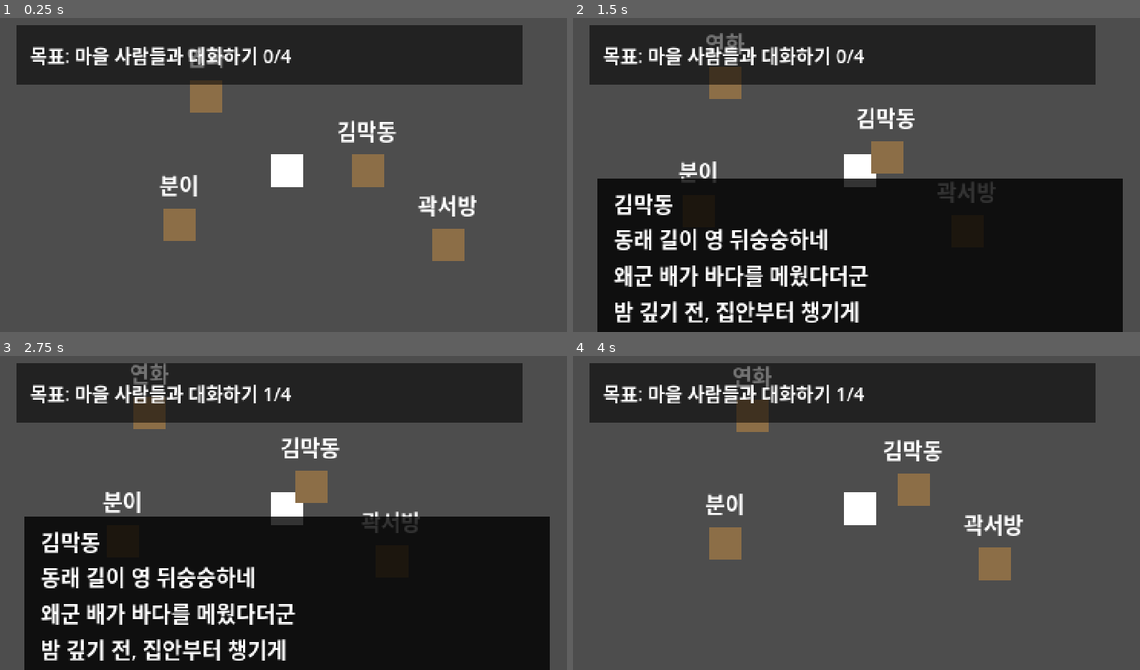
Above: before the commit, frames 1-4 (two rows, left to right).
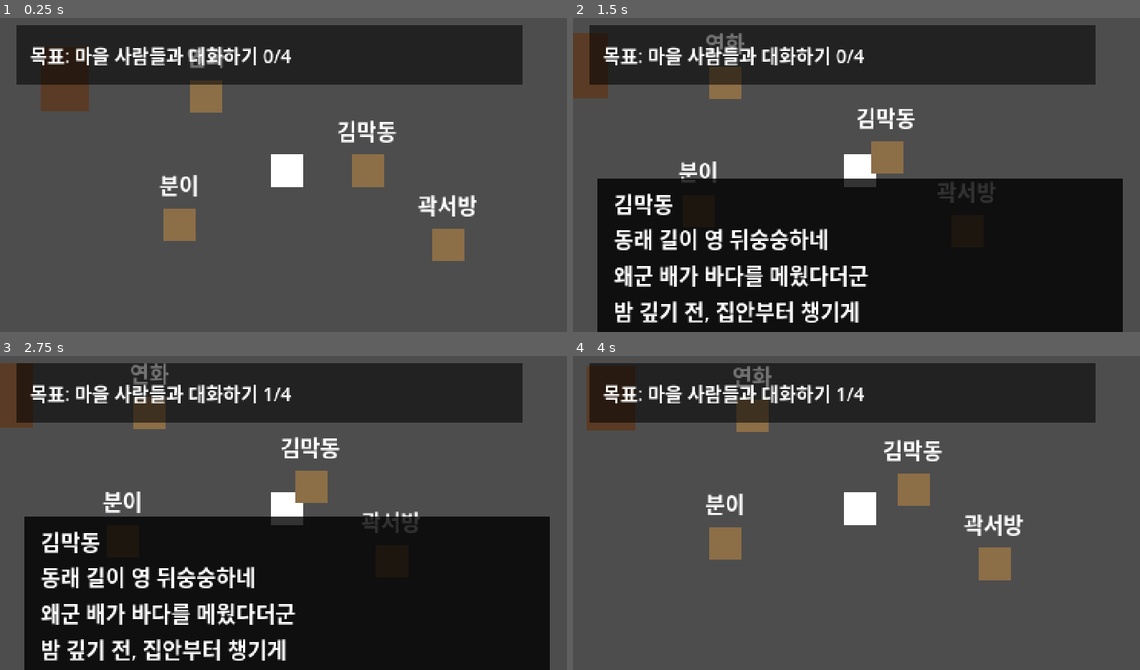
Above: after the commit, the same moments.

Repository: g23252a-svg/mumyeongrok
Game: Godot game, scene res://scenes/stages/test_room.tscn
Two runs of this game, one before a commit and one after it. Both use one fixed random seed, a clock stepped at 60 frames per second and the inputs below.
Inputs:
- Up to frame 1 (0.25 s): no input
- Up to frame 2 (1.5 s): tap Enter at 0.5 s; hold D 0.53-1.28 s; hold E 0.53-1.28 s; tap K (interact) at 0.6 s; tap Space at 0.77 s; hold S from 1.28 s (still down); tap E at 1.35 s
- Up to frame 3 (2.75 s): tap Space at 1.52, 2 s; tap K (interact) at 1.55 s; release S at 2.03 s; hold D from 2.03 s (still down); hold E from 2.03 s (still down); tap J (attack) at 2.1 s
- Up to frame 4 (4 s): tap Enter at 2.75 s; release D at 2.78 s; release E at 2.78 s; hold W 2.78-3.53 s; tap K (interact) at 2.85 s; tap Space at 3.02, 3.5, 3.77 s; hold A from 3.53 s (still down); hold E from 3.53 s (still down)

The runs differ from the first frame. In frame 1, 0.7% of the frame differs, in the area x 7-16%, y 21-30%; in frame 2, 0.7%, in the area x 0-7%, y 4-26%; in frame 3, 0.6%; in frame 4, 0.3%.

Commit message:
v0.1: add home night preparation event

Diff:
--- /dev/null
+++ b/scenes/objects/home_door.tscn
@@ -0,0 +1,25 @@
+[gd_scene load_steps=2 format=3 uid="uid://ch1oitmud1o25"]
+
+[sub_resource type="RectangleShape2D" id="RectangleShape2D_l2j5o"]
+size = Vector2(44, 56)
+
+[node name="HomeDoor" type="Area2D"]
+
+[node name="Sprite" type="ColorRect" parent="."]
+offset_left = -18.0
+offset_top = -24.0
+offset_right = 18.0
+offset_bottom = 24.0
+color = Color(0.352941, 0.231373, 0.145098, 1)
+
+[node name="CollisionShape2D" type="CollisionShape2D" parent="."]
+shape = SubResource("RectangleShape2D_l2j5o")
+
+[node name="InteractionHint" type="Label" parent="."]
+visible = false
+offset_left = -44.0
+offset_top = -50.0
+offset_right = 44.0
+offset_bottom = -27.0
+text = "[E] 밤 준비"
+horizontal_alignment = 1
--- a/scenes/stages/test_room.tscn
+++ b/scenes/stages/test_room.tscn
@@ -6,6 +6,8 @@
 [ext_resource type="PackedScene" uid="uid://b85eyeq21yh3c" path="res://scenes/ui/dialogue_box.tscn" id="5_0psg8"]
 [ext_resource type="PackedScene" uid="uid://c02gkkgwltw46" path="res://scenes/ui/notebook_ui.tscn" id="5_l63ce"]
 [ext_resource type="PackedScene" uid="uid://ck6jdxdkplkqj" path="res://scenes/ui/objective_ui.tscn" id="6_ui3kj"]
+[ext_resource type="PackedScene" uid="uid://ch1oitmud1o25" path="res://scenes/objects/home_door.tscn" id="7_edkim"]
+[ext_resource type="Script" path="res://scripts/objects/home_door.gd" id="8_r0lme"]
 
 [sub_resource type="RectangleShape2D" id="RectangleShape2D_6egxa"]
 size = Vector2(400, 8)
@@ -76,3 +78,7 @@
 [node name="NotebookUI" parent="." instance=ExtResource("5_l63ce")]
 
 [node name="ObjectiveUI" parent="." instance=ExtResource("6_ui3kj")]
+
+[node name="HomeDoor" parent="." instance=ExtResource("7_edkim")]
+position = Vector2(-165, -68)
+script = ExtResource("8_r0lme")
--- a/scripts/autoload/quest_system.gd
+++ b/scripts/autoload/quest_system.gd
@@ -13,6 +13,7 @@
 
 var current_objective: String = "마을 사람들과 대화하기"
 var returned_to_yeonhwa: bool = false
+var night_prepared: bool = false
 
 
 func mark_npc_talked(npc_id: String) -> void:
@@ -26,6 +27,12 @@
 
 func mark_returned_to_yeonhwa() -> void:
 	returned_to_yeonhwa = true
+	_update_objective()
+	quest_updated.emit()
+
+
+func mark_night_prepared() -> void:
+	night_prepared = true
 	_update_objective()
 	quest_updated.emit()
 
@@ -52,8 +59,14 @@
 	return returned_to_yeonhwa
 
 
+func is_night_prepared() -> bool:
+	return night_prepared
+
+
 func _update_objective() -> void:
-	if returned_to_yeonhwa:
+	if night_prepared:
+		current_objective = "오늘 밤을 넘길 준비를 마쳤다"
+	elif returned_to_yeonhwa:
 		current_objective = "집으로 돌아가 밤을 준비하기"
 	elif is_all_villagers_talked():
 		current_objective = "연화에게 돌아가기"
@@ -62,6 +75,9 @@
 
 
 func get_objective_text() -> String:
+	if night_prepared:
+		return "목표 완료: " + current_objective
+
 	if returned_to_yeonhwa:
 		return "목표: " + current_objective
 
--- /dev/null
+++ b/scripts/objects/home_door.gd
@@ -0,0 +1,103 @@
+extends Area2D
+
+@onready var interaction_hint: Label = get_node_or_null("InteractionHint") as Label
+
+var player_in_range: bool = false
+var e_was_down: bool = false
+var is_playing_event: bool = false
+
+
+func _ready() -> void:
+	body_entered.connect(_on_body_entered)
+	body_exited.connect(_on_body_exited)
+
+	if interaction_hint != null:
+		interaction_hint.visible = false
+
+	print("[HomeDoor READY]")
+
+
+func _on_body_entered(body: Node) -> void:
+	if body.is_in_group("player"):
+		player_in_range = true
+		_update_hint()
+		print("[HomeDoor] Player 진입")
+
+
+func _on_body_exited(body: Node) -> void:
+	if body.is_in_group("player"):
+		player_in_range = false
+
+		if interaction_hint != null:
+			interaction_hint.visible = false
+
+		print("[HomeDoor] Player 이탈")
+
+
+func _process(_delta: float) -> void:
+	if not player_in_range:
+		return
+
+	if is_playing_event:
+		return
+
+	var interact_pressed := false
+
+	if InputMap.has_action("interact") and Input.is_action_just_pressed("interact"):
+		interact_pressed = true
+
+	var e_down := Input.is_key_pressed(KEY_E) or Input.is_physical_key_pressed(KEY_E)
+
+	if e_down and not e_was_down:
+		interact_pressed = true
+
+	e_was_down = e_down
+
+	if interact_pressed:
+		await _try_start_night()
+
+
+func _update_hint() -> void:
+	if interaction_hint == null:
+		return
+
+	if QuestSystem.is_returned_to_yeonhwa():
+		interaction_hint.text = "[E] 밤 준비"
+	else:
+		interaction_hint.text = "아직 돌아갈 수 없다"
+
+	interaction_hint.visible = true
+
+
+func _try_start_night() -> void:
+	if not QuestSystem.is_returned_to_yeonhwa():
+		print("[HomeDoor] 아직 연화에게 돌아가지 않음")
+		return
+
+	is_playing_event = true
+
+	if interaction_hint != null:
+		interaction_hint.visible = false
+
+	var player = get_tree().get_first_node_in_group("player")
+
+	if player != null and player.has_method("lock"):
+		player.lock()
+
+	var dialogue_box = get_tree().get_first_node_in_group("dialogue_box")
+
+	if dialogue_box != null:
+		var night_lines: Array[String] = []
+		night_lines.append("밤바람이 문틈으로 스며들었다.")
+		night_lines.append("멀리서 북인지 천둥인지 모를 소리가 울렸다.")
+		night_lines.append("이 밤이 지나면, 같은 아침은 오지 않을 것이다.")
+
+		await dialogue_box.show_dialogue("무명록", night_lines)
+		QuestSystem.mark_night_prepared()
+	else:
+		print("[HomeDoor] DialogueBox 없음")
+
+	if player != null and player.has_method("unlock"):
+		player.unlock()
+
+	print("[PROLOGUE] 밤 준비 이벤트 완료")
--- a/scripts/ui/dialogue_box.gd
+++ b/scripts/ui/dialogue_box.gd
@@ -27,7 +27,7 @@
 	text_label.autowrap_mode = TextServer.AUTOWRAP_WORD_SMART
 
 
-func show_dialogue(speaker: String, lines: Array[String]) -> void:
+func show_dialogue(speaker: String, lines: Array) -> void:
 	is_open = true
 	can_close = false
 	panel.visible = true
@@ -35,8 +35,9 @@
 	name_label.text = speaker
 
 	var body_text := ""
+
 	for line in lines:
-		body_text += line + "\n"
+		body_text += str(line) + "\n"
 
 	text_label.text = body_text.strip_edges()
 
Not shown: 1 places in scenes/stages/test_room.tscn that only renumber resources
